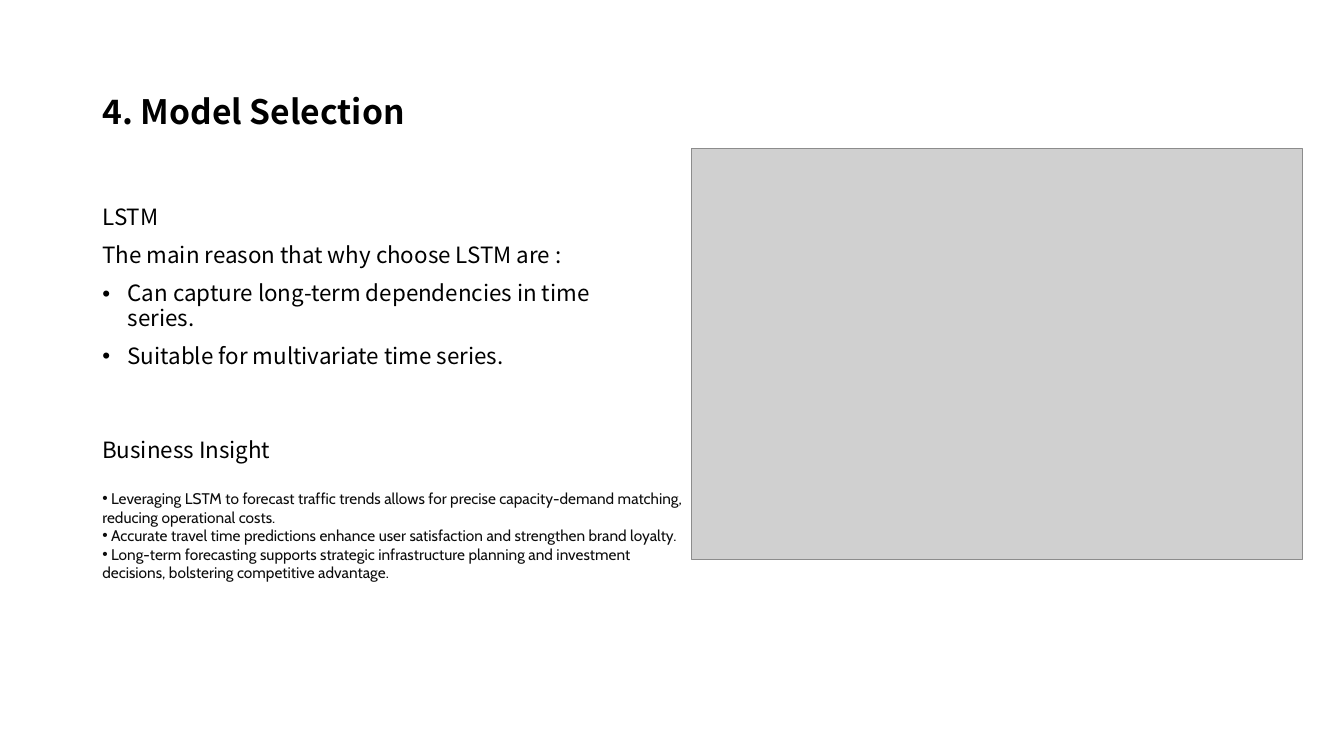
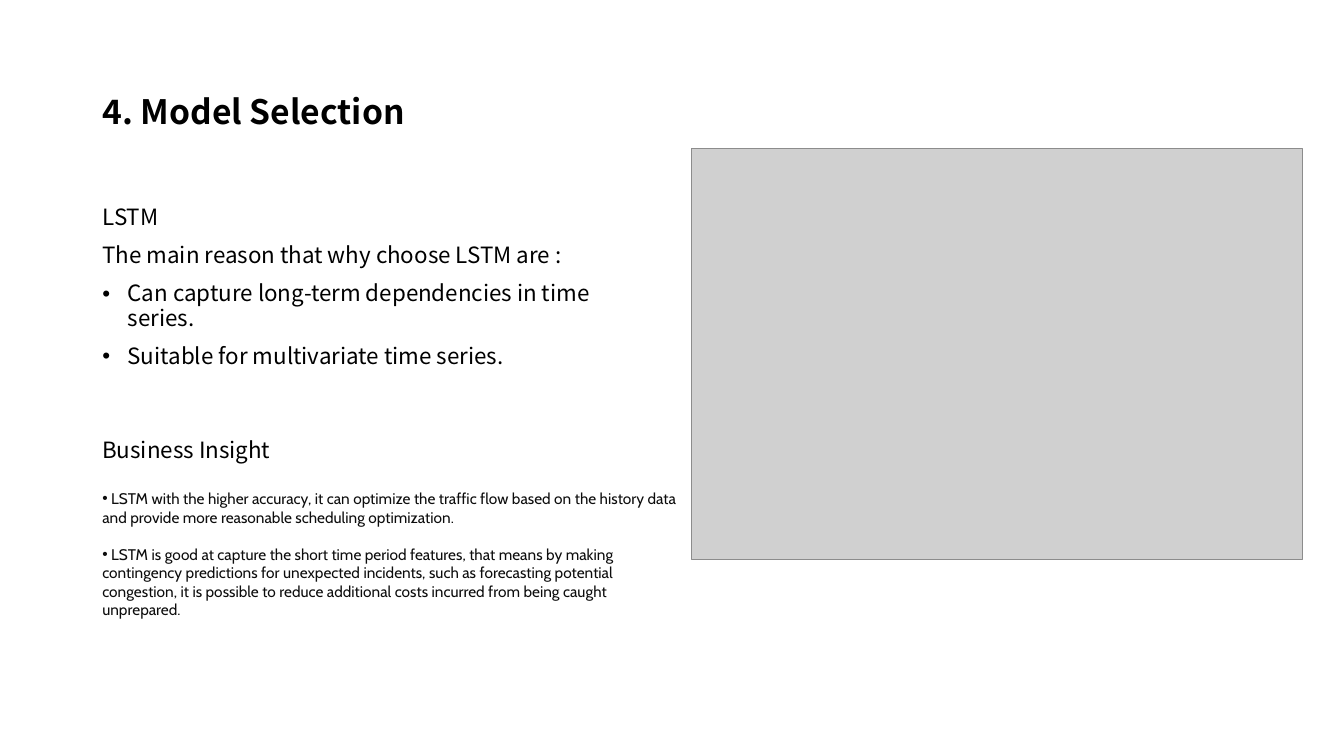
Before and after one commit to Alex-Tang0506/My_python_project, a slide deck: slide 5 of TransportationProject/Presentation.pptx. Drawn at 1344x756 pixels with LibreOffice and Linux fonts; fonts in the diff are those of the drawing; grey boxes stand for pictures. Boxes give left, top, right and bottom in pixels: in the first picture for what was removed or moved away, otherwise in the second. Text is boxed around its words. In the diff, an @@ line names an element or a change of style, - is before the commit and + after.

Commit message:
Submit transportation prediction project

```diff
--- a/TransportationProject/Presentation.pptx
+++ b/TransportationProject/Presentation.pptx
@@ text at box(102, 492, 676, 619): text changed @@
-• Leveraging LSTM to forecast traffic trends allows for precise capacity-demand matching, reducing operational costs.
-• Accurate travel time predictions enhance user satisfaction and strengthen brand loyalty.
-• Long-term forecasting supports strategic infrastructure planning and investment decisions, bolstering competitive advantage.
+• LSTM with the higher accuracy, it can optimize the traffic flow based on the history data and provide more reasonable scheduling optimization.
+• LSTM is good at capture the short time period features, that means by making contingency predictions for unexpected incidents, such as forecasting potential congestion, it is possible to reduce additional costs incurred from being caught unprepared.
```
